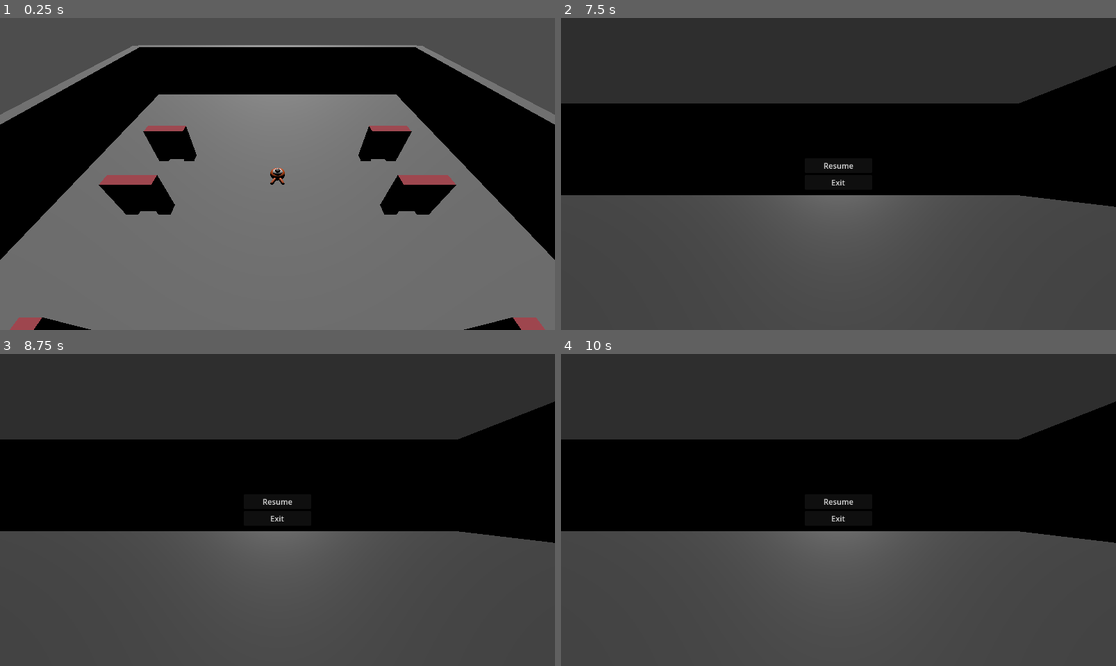
Above: before the commit, frames 1-4 (two rows, left to right).
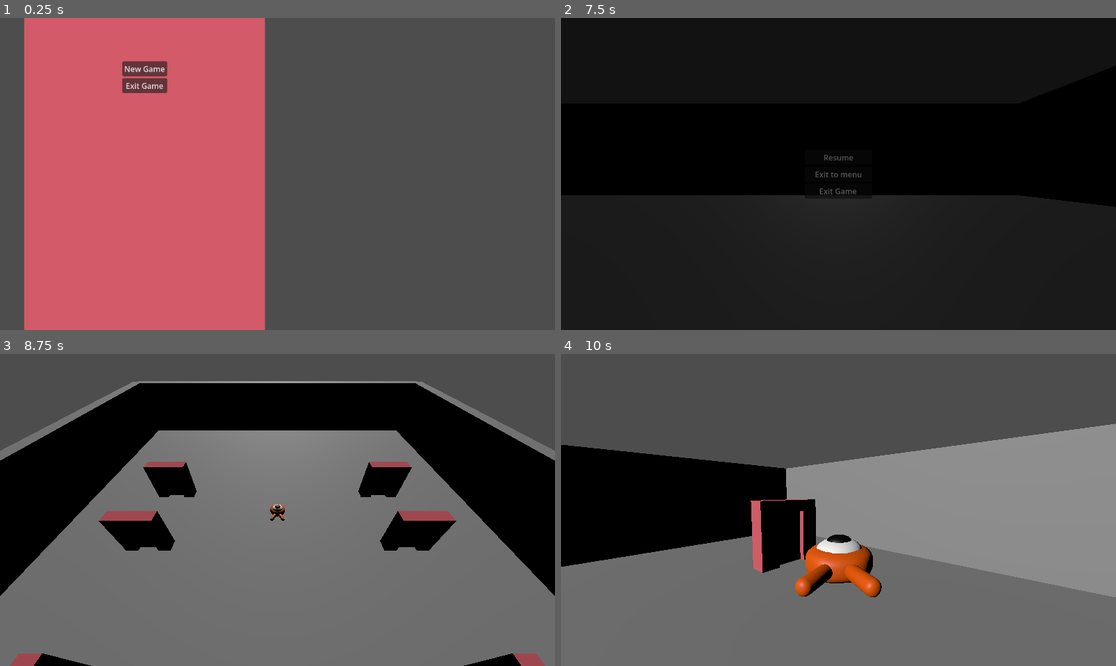
Above: after the commit, the same moments.

Repository: LeFodeurCou/Godot-Lab
Game: Godot game, scene res://Main.tscn
Same seed, same stepped clock (60 frames per second), same inputs: the game is played once before the commit and once after it.
Inputs (mouse positions are in pixels of both pictures, inside the frame that each line leads up to):
- Up to frame 1 (0.25 s): no input
- Up to frame 2 (7.5 s): click (705, 67) at 0.5 s, where only the run after the commit has a clickable "New Game"; tap Enter (camera_switch) at 1.25, 2.1, 3.05, 3.6, 6.05, 6.5 s; move the mouse to (960, 158) at 1.27 s; hold D (move_right) 1.28-2.03 s; hold Enter (camera_switch) 1.28-2.03 s; click (960, 158) at 1.42 s; tap Space (jump) at 1.52, 2.27, 3.77, 4.52, 5.75, 6.02 s; move the mouse to (810, 174) at 2.02 s; hold W (move_forward) 2.03-2.78 s; click (810, 174) at 2.17 s; move the mouse to (894, 105) at 2.77 s; hold D (move_right) 2.78-3.53 s; hold Shift (shift) 2.78-3.53 s; click (894, 105) at 2.92 s; move the mouse to (810, 236) at 3.52 s; hold W (move_forward) 3.53-5 s; click (810, 236) at 3.67 s; move the mouse to (877, 177) at 4.27 s; hold Enter (camera_switch) 4.28-5 s; click (877, 177) at 4.42 s; tap Escape (escape) at 4.9 s; click "Resume" at 5 s; move the mouse to (672, 127) at 5.77 s; hold A (move_left) 5.78-6.53 s; tap Shift (shift) at 5.85 s; click (672, 127) at 5.92 s; move the mouse to (866, 174) at 6.52 s; hold S (move_back) 6.53-7.25 s; hold Enter (camera_switch) 6.53-7.25 s; click (866, 174) at 6.67 s; click (871, 186) at 7.25 s, where only the run after the commit has a clickable "OK"
- Up to frame 3 (8.75 s): click (144, 403) at 8 s, where only the run after the commit has a clickable "New Game"
- Up to frame 4 (10 s): move the mouse to (755, 432) at 8.77 s; hold D (move_right) 8.78-9.53 s; tap Enter (camera_switch) at 8.85, 9.8 s; click (755, 432) at 8.92 s; tap Space (jump) at 9.02, 9.77 s; move the mouse to (960, 494) at 9.52 s; hold W (move_forward) from 9.53 s (still down); hold Shift (shift) from 9.53 s (still down); click (960, 494) at 9.67 s

The runs differ from the first frame. In frame 1, 92% of the frame differs, in the area x 0-100%, y 0-100%; in frame 2, 69%; in frame 3, 85%; in frame 4, 89%.

Commit message:
Added : a main menu out of the game, like the first thing we see when we launch it. Added : a button to the in game main menu to exit from the game to the out game main menu. Updated : ContextUi to handle in a better way all UIs. Fixed : A camera bug if we was in FP or TP and we exit to the out game main menu, the cursor stayed captured.

Diff:
--- /dev/null
+++ b/Effects/Screen/ScreenTransition.gd
@@ -0,0 +1,32 @@
+extends CanvasLayer
+
+class_name ScreenTransition
+
+var rect: ColorRect
+
+func _ready():
+	process_mode = Node.PROCESS_MODE_ALWAYS
+	# 🔥 Create full screen black rect
+	rect = ColorRect.new()
+	rect.color = Color.BLACK
+	rect.mouse_filter = Control.MOUSE_FILTER_IGNORE
+	rect.visible = false
+	# 🔥 Important: full screen anchors
+	rect.set_anchors_preset(Control.PRESET_FULL_RECT)
+	add_child(rect)
+
+func fade_out(duration: float = 0.3) -> void:
+	get_tree().paused = true
+	rect.visible = true
+	rect.modulate.a = 0.0
+	var tween = create_tween()
+	tween.tween_property(rect, "modulate:a", 1.0, duration)
+	await tween.finished
+
+func fade_in(duration: float = 0.3) -> void:
+	rect.modulate.a = 1.0
+	var tween = create_tween()
+	tween.tween_property(rect, "modulate:a", 0.0, duration)
+	await tween.finished
+	rect.visible = false
+	get_tree().paused = false
--- a/Game.gd
+++ b/Game.gd
@@ -5,22 +5,32 @@
 var player: Player
 var loadedWorlds: Dictionary = {} # Resource -> Node
 var currentWorld: World
+var contextUi: ContextUI
+var screenTransition: ScreenTransition
 
 # Game rules
 var maxWorldCacheTimeBeforReset: int = 8 * 60 * 1000 # (8 minutes * 60 seconds * 1000 ms)
 
 func _ready() -> void:
-	self.add_child(ContextUI.new())
-	spawnPlayer()
-	changeWorld(
-		"res://World/Static/MainWorld.tscn"
-	)
+	contextUi = ContextUI.new()
+	self.add_child(contextUi)
+	contextUi.loadOutGameMainMenu()
 	var timer = Timer.new()
 	timer.wait_time = 5.0
 	timer.autostart = true
 	timer.one_shot = false
 	timer.timeout.connect(_onCleanupTimer)
 	add_child(timer)
+	screenTransition = ScreenTransition.new()
+	add_child(screenTransition)
+
+func loadNewGame() -> void:
+	contextUi.resetUI()
+	contextUi.loadInGameMainMenu()
+	spawnPlayer()
+	changeWorld(
+		"res://World/Static/MainWorld.tscn"
+	)
 
 func _onCleanupTimer():
 	cleanupWorlds(maxWorldCacheTimeBeforReset)
@@ -29,7 +39,7 @@
 	path: String,
 	data: Dictionary = {}
 )-> void:
-
+	await screenTransition.fade_out()
 	var newWorld = getOrLoadWorld(path)
 	# 👉 If switching world
 	if currentWorld != newWorld:
@@ -54,6 +64,8 @@
 	var t: Transform3D = currentWorld.getSpawnPointById(data)
 	player.global_transform = t
 	player.stopMovement()
+
+	await screenTransition.fade_in()
 
 func getOrLoadWorld(path: String) -> World:
 	if loadedWorlds.has(path):
@@ -99,3 +111,12 @@
 
 func quit() -> void:
 	get_tree().quit()
+
+func quitRun() -> void:
+	await screenTransition.fade_out()
+	contextUi.resetUI()
+	contextUi.loadOutGameMainMenu()
+	remove_child(player)
+	player.queue_free()
+	cleanupWorlds(0)
+	await screenTransition.fade_in()
--- a/Player/Camera/CameraBasicController.gd
+++ b/Player/Camera/CameraBasicController.gd
@@ -23,6 +23,7 @@
 	player.target_velocity.z = inputDir.z * player.speed
 
 func onActivate(player: CharacterBody3D) -> void:
+	Input.set_mouse_mode(Input.MOUSE_MODE_VISIBLE)
 	# Reset player rotation
 	player.rotation = Vector3.ZERO
 	# Reset pivot rotation
--- a/Player/Camera/CameraTacticalController.gd
+++ b/Player/Camera/CameraTacticalController.gd
@@ -23,6 +23,7 @@
 	player.target_velocity.z = inputDir.z * player.speed
 
 func onActivate(player: CharacterBody3D) -> void:
+	Input.set_mouse_mode(Input.MOUSE_MODE_VISIBLE)
 	# Reset player rotation
 	player.rotation = Vector3.ZERO
 	# Reset pivot rotation
--- a/Player/Camera/cameraHsController.gd
+++ b/Player/Camera/cameraHsController.gd
@@ -52,6 +52,7 @@
 	return null
 
 func onActivate(player: CharacterBody3D) -> void:
+	Input.set_mouse_mode(Input.MOUSE_MODE_VISIBLE)
 	# Reset player rotation
 	player.rotation = Vector3.ZERO
 	# Reset pivot rotation
--- a/Player/ContextCamera.gd
+++ b/Player/ContextCamera.gd
@@ -27,6 +27,8 @@
 			cameraPivot.get_node("CameraDebug"),
 		]
 		cameras[0].current = true
+		if cameras[0].has_method("onActivate"):
+			cameras[0].onActivate(basePlayer)
 
 
 # Called every frame. 'delta' is the elapsed time since the previous frame.
--- a/UI/ContextUI.gd
+++ b/UI/ContextUI.gd
@@ -7,30 +7,54 @@
 
 var uiStack: Array[UiBase] = []
 var inGameMainMenu: UiInGameMainMenu
+var outGameMainMenu: UiOutGameMainMenu
+
+enum UIType {
+	OUT_GAME_MENU,
+	IN_GAME_MENU
+}
+
+const UI_SCENES = {
+	UIType.OUT_GAME_MENU: "res://UI/OutGameMainMenu/UiOutGameMainMenu.tscn",
+	UIType.IN_GAME_MENU: "res://UI/InGameMainMenu/UiInGameMainMenu.tscn"
+}
 
 # Called when the node enters the scene tree for the first time.
 func _ready() -> void:
-	var scene = preload("res://UI/InGameMainMenu/UiInGameMainMenu.tscn")
+	process_mode = Node.PROCESS_MODE_ALWAYS
+
+func loadOutGameMainMenu() -> void:
+	var scene = preload(UI_SCENES[UIType.OUT_GAME_MENU])
+	outGameMainMenu = scene.instantiate()
+	add_child(outGameMainMenu)
+	_openUi(outGameMainMenu)
+
+func loadInGameMainMenu() -> void:
+	var scene = preload(UI_SCENES[UIType.IN_GAME_MENU])
 	inGameMainMenu = scene.instantiate()
 	add_child(inGameMainMenu)
-	process_mode = Node.PROCESS_MODE_ALWAYS
 
 func _unhandled_input(event: InputEvent) -> void:
 	if event.is_action_pressed("escape"):
+		print('toto')
 		get_viewport().set_input_as_handled()
+		# 🔥 CLEAN DEAD REFERENCES
+		while not uiStack.is_empty() and not is_instance_valid(uiStack.back()):
+			uiStack.pop_back()
 		if uiStack.is_empty():
 			_openUi(inGameMainMenu)
 			return
 		uiStack.back().requestClose()
 
 func _openUi(ui: UiBase) -> void:
+	if ui.get_parent() == null:
+		add_child(ui)
 	uiStack.push_back(ui)
 	ui.previousMouseMode = Input.get_mouse_mode()
 	ui.pauseAllowed = pause_allowed
 	if ui.has_signal("closeRequest"):
 		ui.closeRequest.connect(_closeUi.bind(ui))
 	ui.open()
-
 
 func _closeUi(ui: UiBase) -> void:
 	if uiStack.is_empty():
@@ -39,4 +63,17 @@
 	if index == -1:
 		return
 	uiStack.remove_at(index)
-	ui.close.call_deferred()
+	await ui.close()
+	if ui.get_parent() and _canBeFree(ui):
+		ui.queue_free.call_deferred()
+
+func _canBeFree(ui: UiBase) -> bool:
+	return ui != inGameMainMenu and ui != outGameMainMenu
+
+func resetUI() -> void:
+	for ui in uiStack:
+		if is_instance_valid(ui):
+			ui.requestClose() # close brutally breaking animations
+			#await _closeUi(ui) # close smoothly, but animation can leak in another scene
+			ui.queue_free.call_deferred()
+	uiStack.clear()
--- a/UI/InGameMainMenu/UiInGameMainMenu.gd
+++ b/UI/InGameMainMenu/UiInGameMainMenu.gd
@@ -8,15 +8,23 @@
 	visible = false
 	process_mode = Node.PROCESS_MODE_ALWAYS
 	$VBoxContainer/ResumeButton.pressed.connect(_onResumePressed)
+	$VBoxContainer/ExitToOutGameMainMenu.pressed.connect(_onQuitRunPressed)
+	$ExitRunConfirmationDialog.confirmed.connect(_onQuitRunConfirmed)
 	$VBoxContainer/ExitButton.pressed.connect(_onQuitPressed)
-	$ExitConfirmationDialog.confirmed.connect(_onQuitConfirmed)
+	$ExitGameConfirmationDialog.confirmed.connect(_onQuitConfirmed)
 	originalPosY = $VBoxContainer.position.y
 
 func _onResumePressed() -> void:
 	requestClose()
 
+func _onQuitRunPressed() -> void:
+	$ExitRunConfirmationDialog.popup_centered()
+
+func _onQuitRunConfirmed() -> void:
+	Game.quitRun()
+
 func _onQuitPressed() -> void:
-	$ExitConfirmationDialog.popup_centered()
+	$ExitGameConfirmationDialog.popup_centered()
 
 func _onQuitConfirmed() -> void:
 	Game.quit()
@@ -29,13 +37,15 @@
 	await enterAnimation()
 
 
-func close() -> void:
+func close() -> Signal:
 	if pauseAllowed:
 		get_tree().paused = false
 	Input.set_mouse_mode(previousMouseMode)
-	await outAnimation()
+	var sig = outAnimation()
+	await sig
 	$VBoxContainer.position.y = originalPosY
 	self.visible = false
+	return sig
 
 func enterAnimation() -> Signal:
 	$VBoxContainer.position.y = -300
--- a/UI/InGameMainMenu/UiInGameMainMenu.tscn
+++ b/UI/InGameMainMenu/UiInGameMainMenu.tscn
@@ -30,11 +30,19 @@
 layout_mode = 2
 text = "Resume"
 
+[node name="ExitToOutGameMainMenu" type="Button" parent="VBoxContainer" unique_id=1716963014]
+layout_mode = 2
+text = "Exit to menu"
+
 [node name="ExitButton" type="Button" parent="VBoxContainer" unique_id=369157275]
 layout_mode = 2
-text = "Exit"
+text = "Exit Game"
 
-[node name="ExitConfirmationDialog" type="ConfirmationDialog" parent="." unique_id=1506169706]
+[node name="ExitGameConfirmationDialog" type="ConfirmationDialog" parent="." unique_id=1506169706]
 title = "Exit Game"
 ok_button_text = "OK"
 dialog_text = "Are you sure you want to exit ?"
+
+[node name="ExitRunConfirmationDialog" type="ConfirmationDialog" parent="." unique_id=759584137]
+ok_button_text = "OK"
+dialog_text = "Exit to menu - Unsaved progress will be lost."
--- /dev/null
+++ b/UI/OutGameMainMenu/UiOutGameMainMenu.gd
@@ -0,0 +1,25 @@
+extends UiBase
+
+class_name UiOutGameMainMenu
+
+# Called when the node enters the scene tree for the first time.
+func _ready() -> void:
+	$ColorRect/VBoxContainer/NewGameButton.pressed.connect(_onNewGamePressed)
+	$ColorRect/VBoxContainer/ExitButton.pressed.connect(_onQuitPressed)
+	$ExitConfirmationDialog.confirmed.connect(_onQuitConfirmed)
+
+func _onNewGamePressed() -> void:
+	Game.loadNewGame()
+
+func _onQuitPressed() -> void:
+	$ExitConfirmationDialog.popup_centered()
+
+func _onQuitConfirmed() -> void:
+	Game.quit()
+
+func open() -> void:
+	Input.set_mouse_mode(Input.MOUSE_MODE_VISIBLE)
+
+func requestClose():
+	Input.set_mouse_mode(previousMouseMode)
+	_onQuitPressed()
--- /dev/null
+++ b/UI/OutGameMainMenu/UiOutGameMainMenu.tscn
@@ -0,0 +1,38 @@
+[gd_scene format=3 uid="uid://br1ghcdkpphmy"]
+
+[ext_resource type="Script" uid="uid://0nuehtob6hh2" path="res://UI/OutGameMainMenu/UiOutGameMainMenu.gd" id="1_mbvh0"]
+
+[node name="OutGameMainMenu" type="CanvasLayer" unique_id=1972276516]
+script = ExtResource("1_mbvh0")
+
+[node name="ColorRect" type="ColorRect" parent="." unique_id=1498810308]
+anchors_preset = 9
+anchor_bottom = 1.0
+offset_left = 50.0
+offset_right = 550.0
+grow_vertical = 2
+color = Color(0.827451, 0.3529412, 0.40784314, 1)
+
+[node name="VBoxContainer" type="VBoxContainer" parent="ColorRect" unique_id=1167308774]
+layout_mode = 1
+anchors_preset = 5
+anchor_left = 0.5
+anchor_right = 0.5
+offset_left = -20.0
+offset_top = 90.0
+offset_right = 20.0
+offset_bottom = 130.0
+grow_horizontal = 2
+alignment = 1
+
+[node name="NewGameButton" type="Button" parent="ColorRect/VBoxContainer" unique_id=577344338]
+layout_mode = 2
+text = "New Game"
+
+[node name="ExitButton" type="Button" parent="ColorRect/VBoxContainer" unique_id=2014264370]
+layout_mode = 2
+text = "Exit Game"
+
+[node name="ExitConfirmationDialog" type="ConfirmationDialog" parent="." unique_id=1593002690]
+ok_button_text = "OK"
+dialog_text = "Are you sure you want to exit ?"
--- a/UI/UiBase.gd
+++ b/UI/UiBase.gd
@@ -9,6 +9,7 @@
 
 func open():
 	push_warning("UiBase.open() not implemented in " + name)
-func close():
+func close() -> Signal:
 	push_warning("UiBase.close() not implemented in " + name)
+	return get_tree().create_timer(0.0).timeout
 func requestClose(): closeRequest.emit()
Not shown, added: Effects/Screen/ScreenTransition.gd.uid
Not shown, added: UI/OutGameMainMenu/UiOutGameMainMenu.gd.uid
